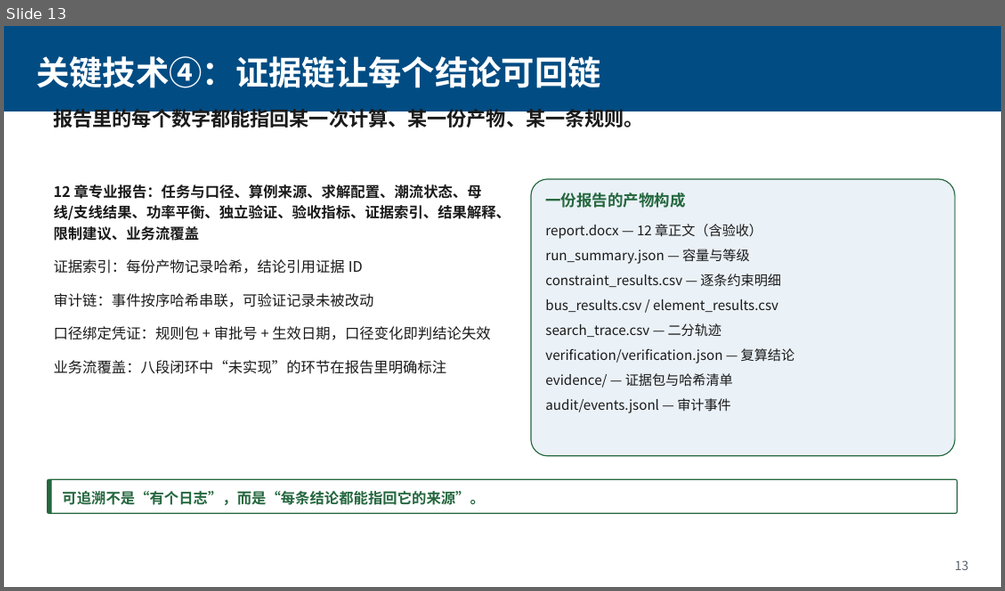
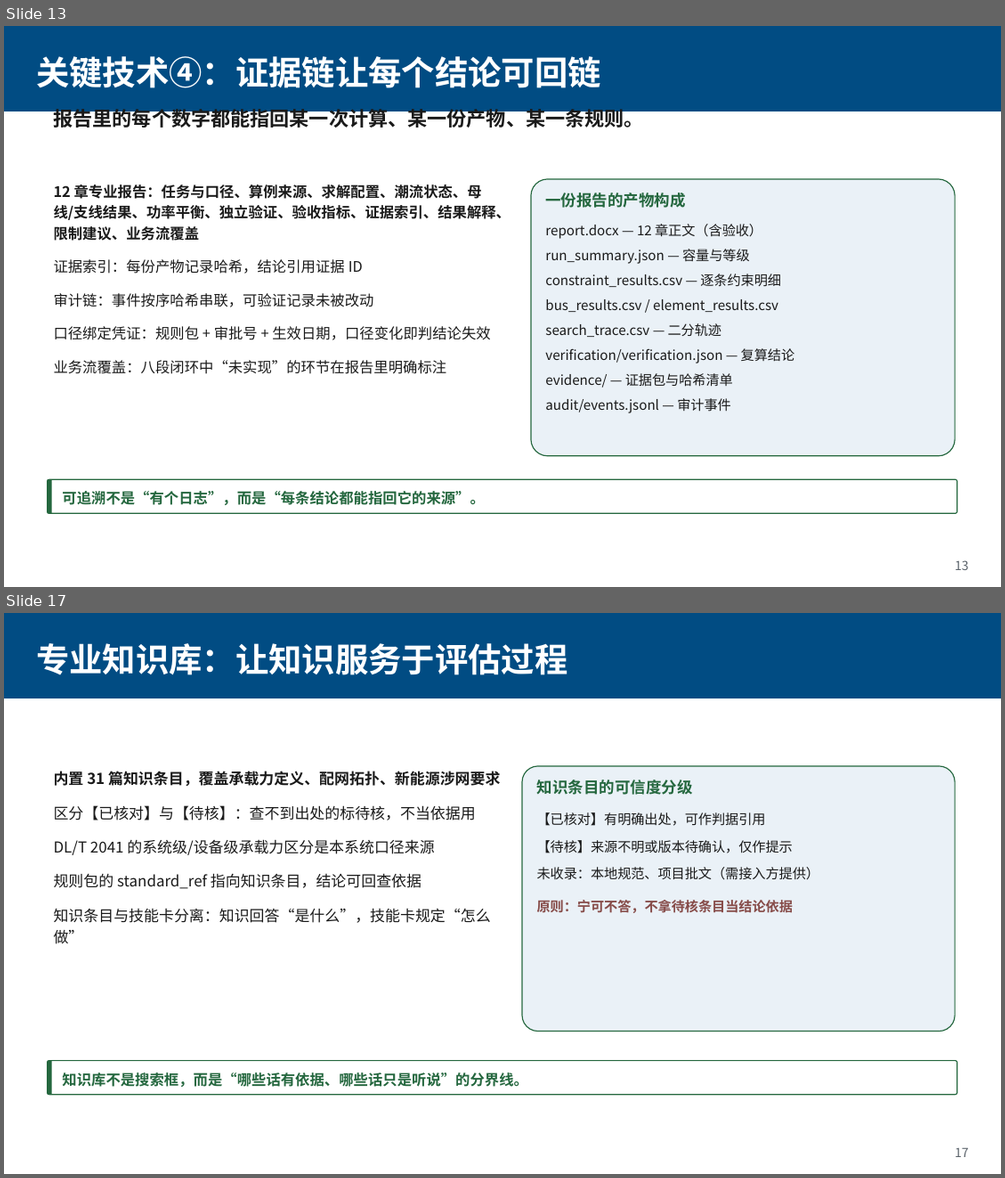
Before and after one commit to Coba1t-4U/hc-capacity-agent, a slide deck: docs/配网承载力智能体.pptx. Shown one above the other, each under a label of ours: slide 13 before the commit, slides 13 and 17 after it; the slides between them are not shown. The pictures are 1005x591 and 1005x1178 pixels, drawn with LibreOffice and Linux fonts; fonts in the diff are those of the drawing. Boxes give left, top, right and bottom in pixels: in the first picture for what was removed or moved away, otherwise in the second. Text is boxed around its words. In the diff, an @@ line names an element or a change of style, - is before the commit and + after.

Commit message:
PPT 补齐至31页并与模板逐页对应：新增分析场景、大模型基座、专业技能与契约、异常工况、知识库、验证、系统配置界面（真实截图）

```diff
--- a/docs/配网承载力智能体.pptx
+++ b/docs/配网承载力智能体.pptx
@@ slide 17 added at bbox=[4, 613, 1001, 1174], background #FFFFFF @@
@@ rectangle added at bbox=[4, 613, 1001, 698], fill #014C83 @@
@@ text added at bbox=[36, 643, 568, 675], 32 pt, text #FFFFFF, bold @@
+专业知识库：让知识服务于评估过程
@@ text added at bbox=[54, 771, 500, 944], 14.5 pt, text #1A1A1A @@
+内置 31 篇知识条目，覆盖承载力定义、配网拓扑、新能源涉网要求
+区分【已核对】与【待核】：查不到出处的标待核，不当依据用
+DL/T 2041 的系统级/设备级承载力区分是本系统口径来源
+规则包的 standard_ref 指向知识条目，结论可回查依据
+知识条目与技能卡分离：知识回答“是什么”，技能卡规定“怎么做”
@@ rounded rectangle added at bbox=[522, 766, 955, 1031], fill #EAF1F7, outline #24673E 1 pt @@
@@ text added at bbox=[537, 779, 820, 913], 13 pt, text #1A1A1A @@
+知识条目的可信度分级
+【已核对】有明确出处，可作判据引用
+【待核】来源不明或版本待确认，仅作提示
+未收录：本地规范、项目批文（需接入方提供）
+原则：宁可不答，不拿待核条目当结论依据
@@ rounded rectangle added at bbox=[48, 1060, 957, 1094], fill #FFFFFF, outline #24673E 1 pt @@
@@ rectangle added at bbox=[48, 1060, 52, 1094], fill #24673E @@
@@ text added at bbox=[62, 1072, 528, 1086], 14 pt, text #24673E, bold @@
+知识库不是搜索框，而是“哪些话有依据、哪些话只是听说”的分界线。
@@ text added at bbox=[955, 1147, 969, 1157], 12 pt, text #5A626A @@
+17
```
Also in this commit, not shown: 12 slides changed, 5 other slides added, 4 other files.
